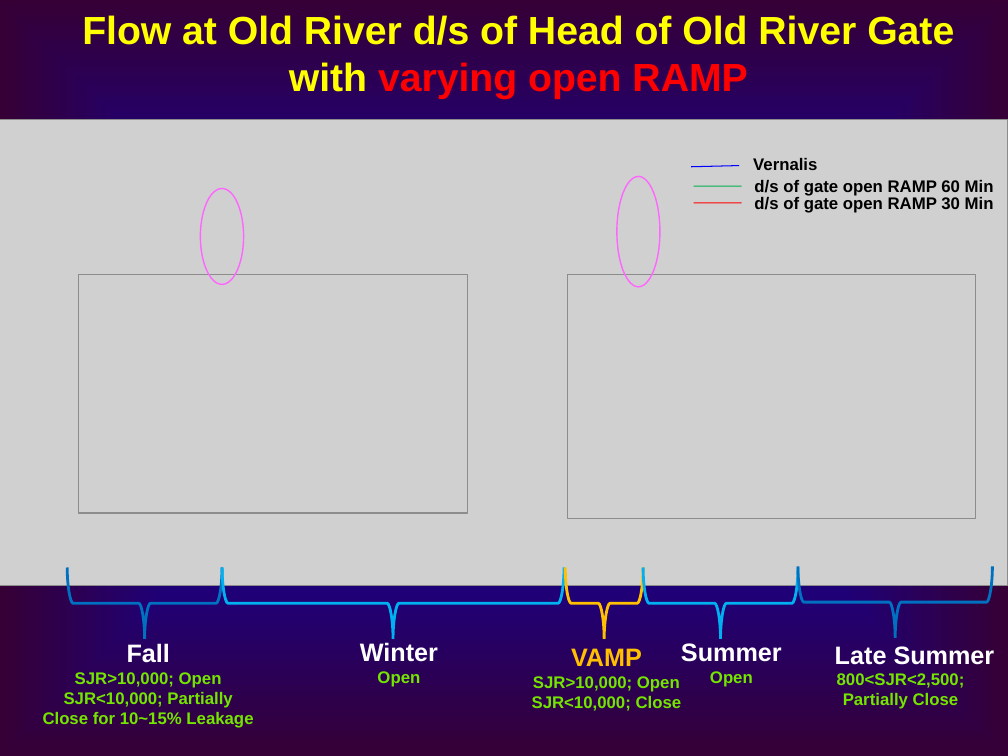
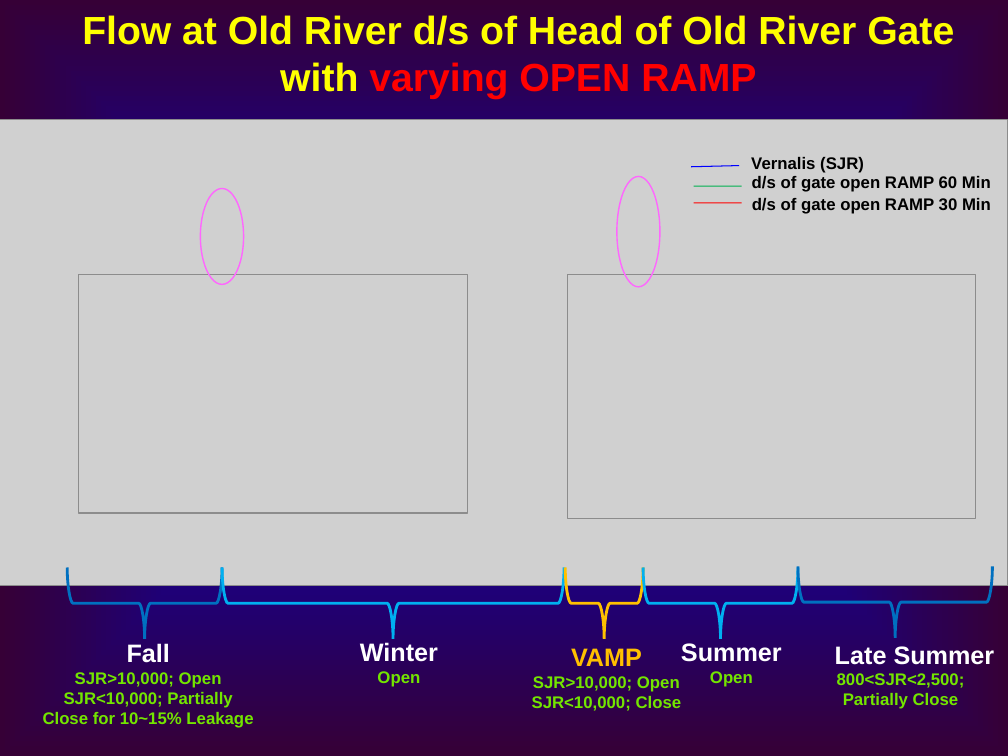
Before and after one commit to CADWRDeltaModeling/dsm2, a slide deck: slide 22 of dsm2/presentations/or2_sdip_oprules.ppt. Drawn at 1008x756 pixels with LibreOffice and Linux fonts; fonts in the diff are those of the drawing; grey boxes stand for pictures. Boxes give left, top, right and bottom in pixels: in the first picture for what was removed or moved away, otherwise in the second. Text is boxed around its words. In the diff, an @@ line names an element or a change of style, - is before the commit and + after.

Commit message:
Final Revision

Former-commit-id: 35f8ad7d88c7ec4947fda3d955babec067101262

```diff
--- a/dsm2/presentations/or2_sdip_oprules.ppt
+++ b/dsm2/presentations/or2_sdip_oprules.ppt
@@ text at [280,62,756,99]: text changed @@
-with varying open RAMP
+with varying OPEN RAMP
@@ text "d/s of gate open RAMP ..." at [752,176,991,192]: alignment centre to left @@
@@ text at [751,157,864,173]: text changed @@
-Vernalis
+Vernalis (SJR)
@@ text "d/s of gate open RAMP ..." at [752,198,991,214]: alignment centre to left @@
```
Also in this commit, not shown: 4 other slides changed.
